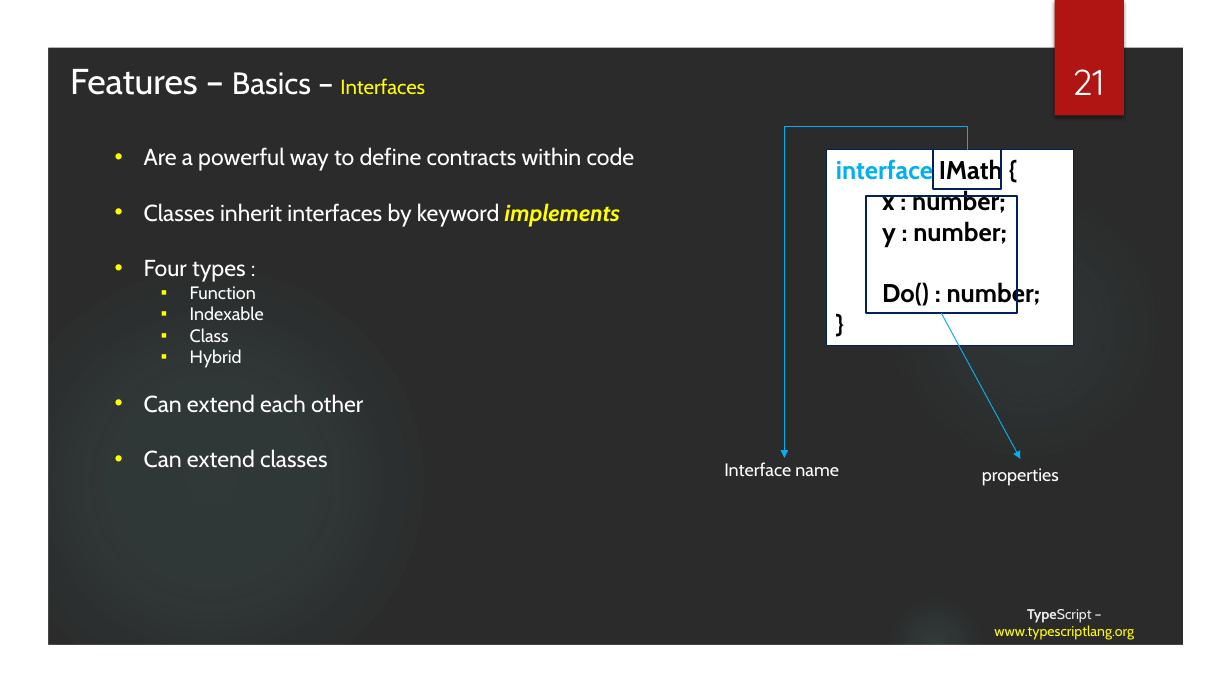
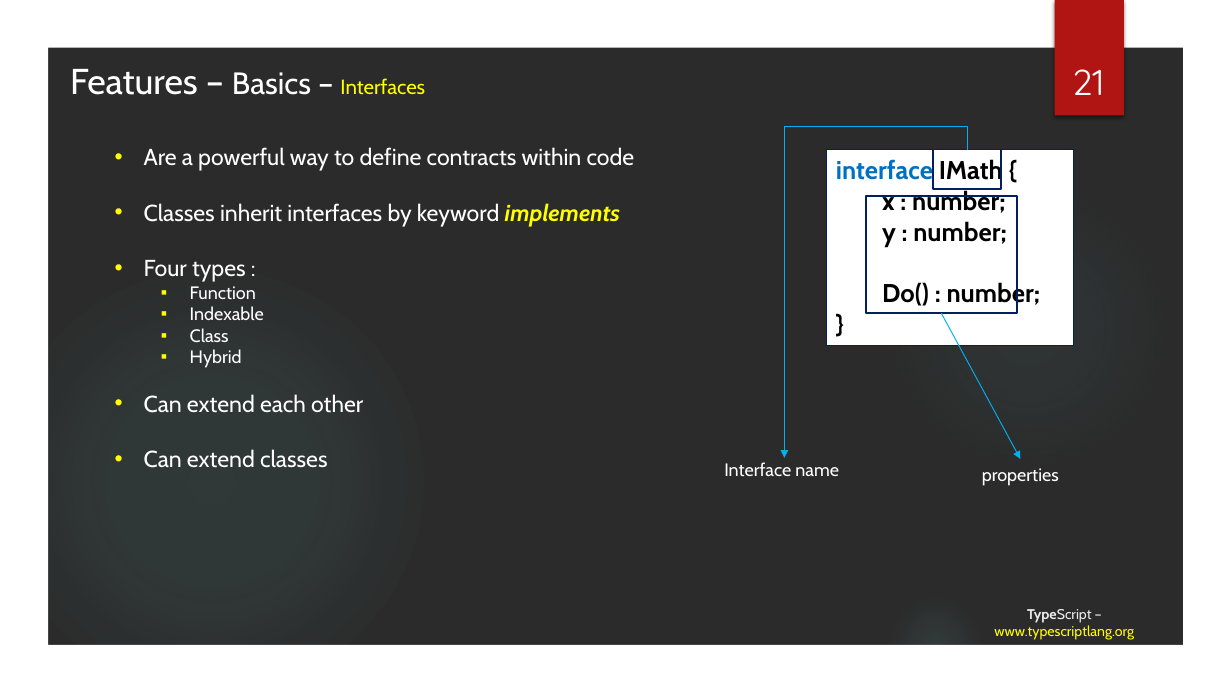
Before and after one commit to tainhx/SSFE, a slide deck: slide 21 of TypeScript.pptx. Drawn at 1232x693 pixels with LibreOffice and Linux fonts; fonts in the diff are those of the drawing; background and template pictures are left out; a plain dark background stands for a picture behind light text. Boxes give left, top, right and bottom in pixels: in the first picture for what was removed or moved away, otherwise in the second. Text is boxed around its words. In the diff, an @@ line names an element or a change of style, - is before the commit and + after.

```diff
--- a/TypeScript.pptx
+++ b/TypeScript.pptx
@@ text in rectangle at (836,158,1003,185): text colour #00B0F0 to #0070C0 in "interface" @@
```
Also in this commit, not shown: 12 other slides changed, 2 slides added, 1 slide removed.
